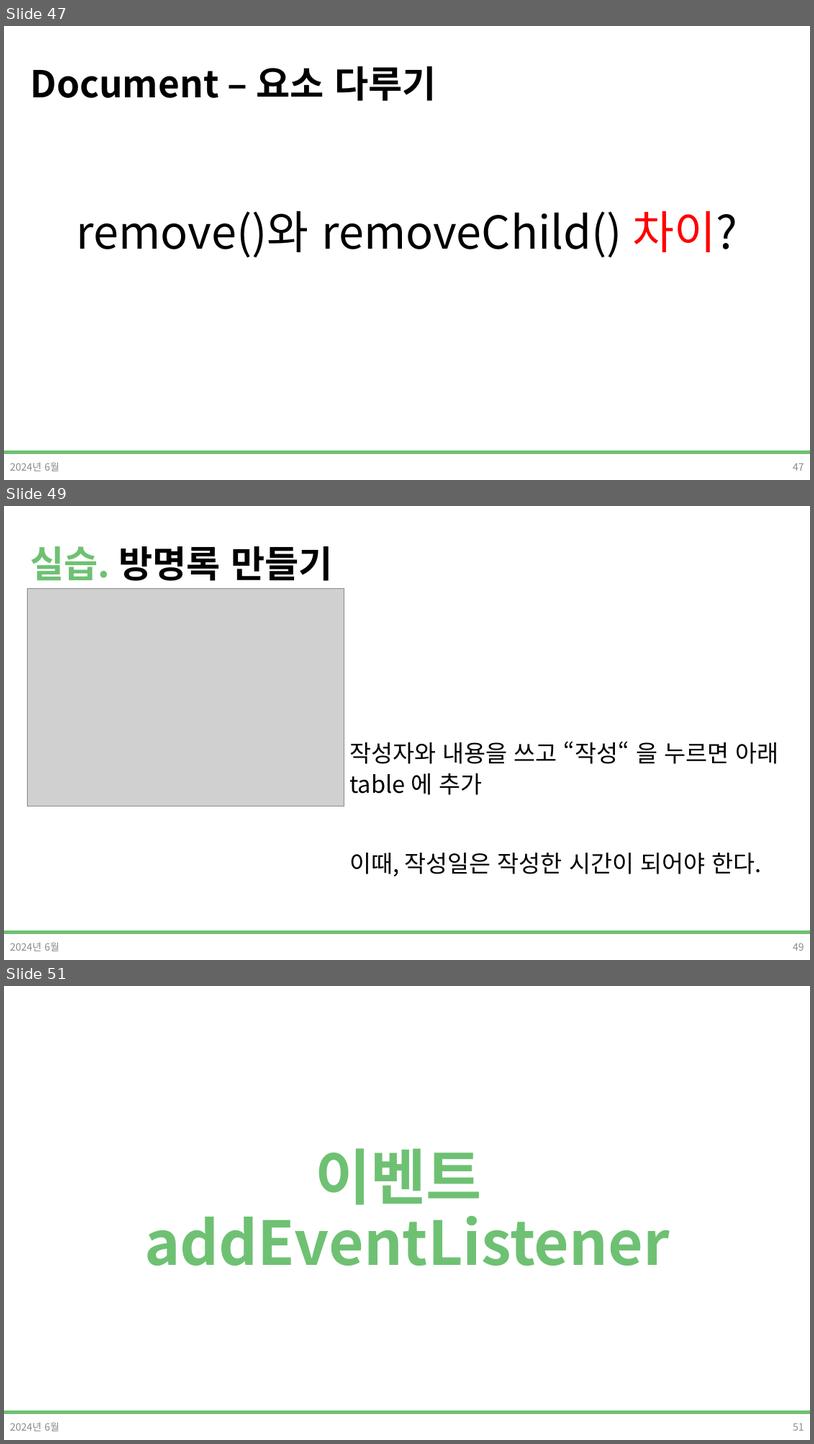
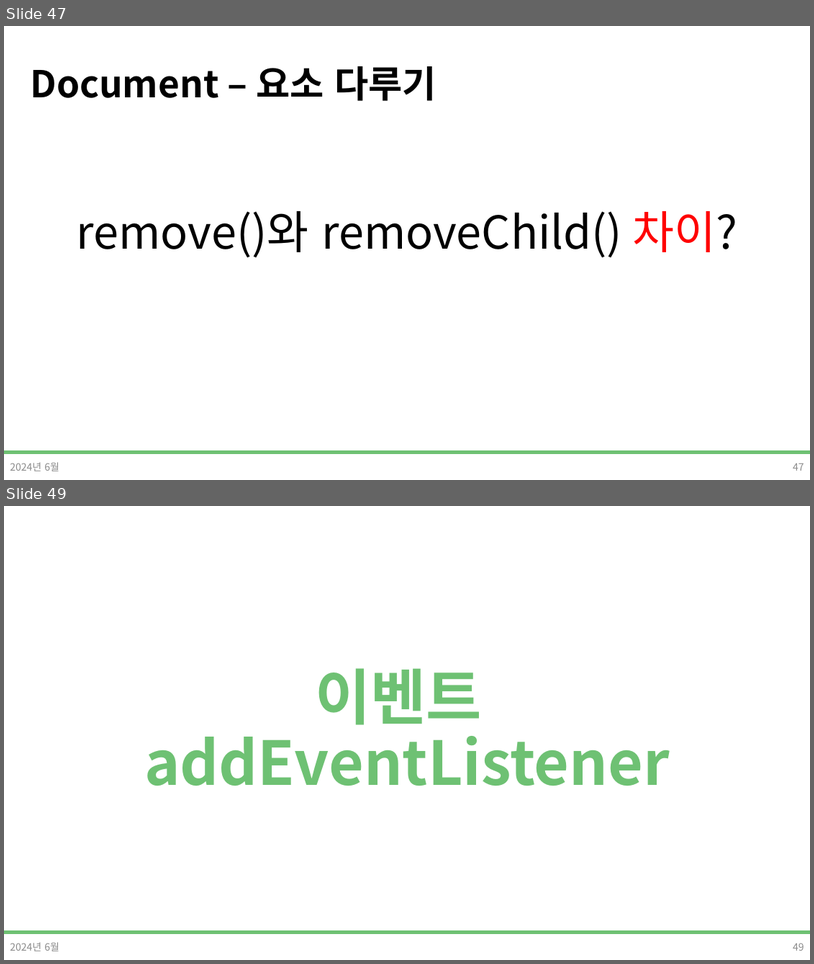
Before and after one commit to DevDamon0527/SeSAC_Yeongdeungpo_Campus_6th, a slide deck: material/[SeSAC_YDP_6] 04_5_Javascript_표준객체,DOM.pptx. Shown one above the other, each under a label of ours: slides 47, 49 and 51 before the commit, slides 47 and 49 after it; the slides between them are not shown. The pictures are 814x1444 and 814x964 pixels, drawn with LibreOffice and Linux fonts; fonts in the diff are those of the drawing; grey boxes stand for pictures; background and template pictures are left out. Boxes give left, top, right and bottom in pixels: in the first picture for what was removed or moved away, otherwise in the second. Text is boxed around its words. In the diff, an @@ line names an element or a change of style, - is before the commit and + after.

```diff
--- a/material/[SeSAC_YDP_6] 04_5_Javascript_표준객체,DOM.pptx
+++ b/material/[SeSAC_YDP_6] 04_5_Javascript_표준객체,DOM.pptx
@@ slide 49 removed at bbox=[4, 506, 810, 960], background #FFFFFF; not listed: 1 template element that a slide beside it also shows @@
@@ title removed at bbox=[30, 546, 333, 581] @@
-실습. 방명록 만들기
@@ picture removed at bbox=[27, 588, 344, 806] @@
@@ text removed at bbox=[350, 741, 779, 876] @@
-작성자와 내용을 쓰고 “작성“ 을 누르면 아래 table 에 추가
-이때, 작성일은 작성한 시간이 되어야 한다.
@@ text removed at bbox=[10, 942, 59, 951] @@
-2024년 6월
@@ page number removed at bbox=[793, 942, 805, 950] @@
-49
@@ what was slide 51 is now slide 49 @@
@@ page number at bbox=[793, 942, 805, 950]: text changed @@
-51
+49
```
Also in this commit, not shown: 9 slides changed, 1 other slide removed, 1 other file.
